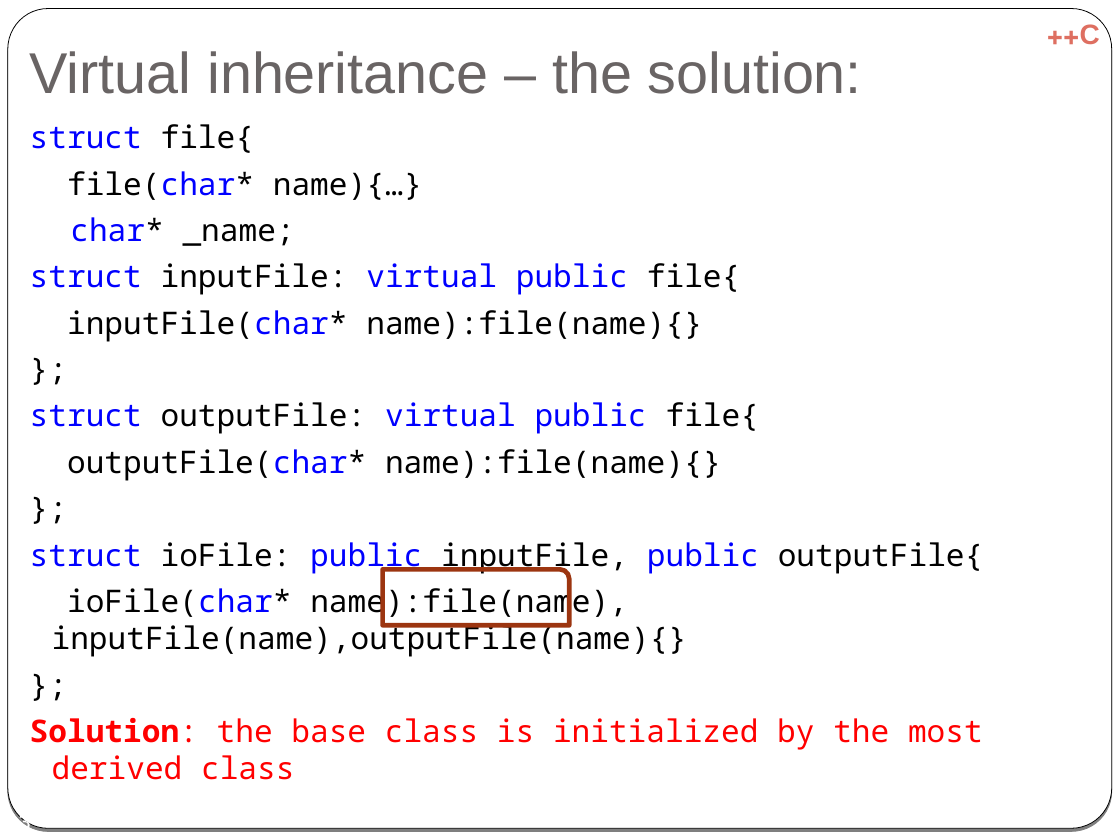
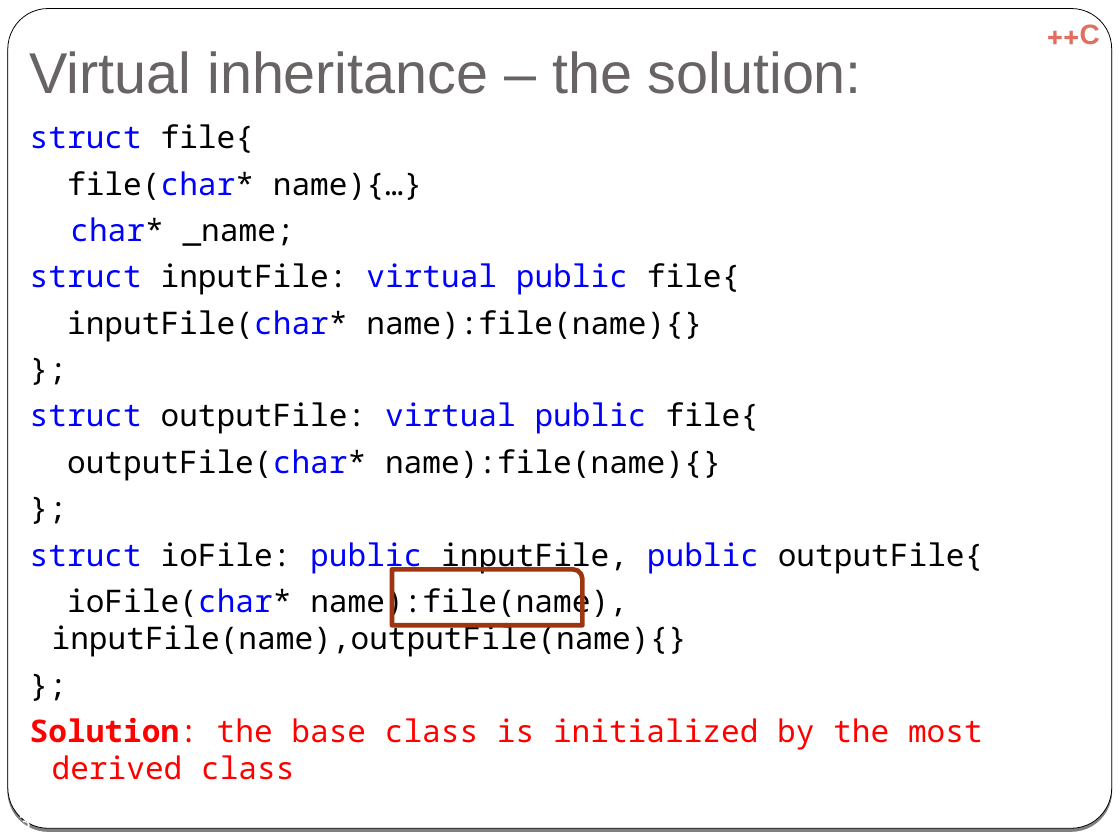
Before and after one commit to cpp-at-ariel/cpp-5778, a slide deck: slide 13 of week07-diamond-rtti/slides-diamond.odp. Drawn at 1120x840 pixels with LibreOffice and Linux fonts; fonts in the diff are those of the drawing. Boxes give left, top, right and bottom in pixels: in the first picture for what was removed or moved away, otherwise in the second. Text is boxed around its words. In the diff, an @@ line names an element or a change of style, - is before the commit and + after.

```diff
--- a/week07-diamond-rtti/slides-diamond.odp
+++ b/week07-diamond-rtti/slides-diamond.odp
@@ round rect: place and size @@
-round rect at [383, 569, 570, 625]
+round rect at [392, 569, 582, 625]
```
Also in this commit, not shown: 1 other slide changed, 12 other files.
